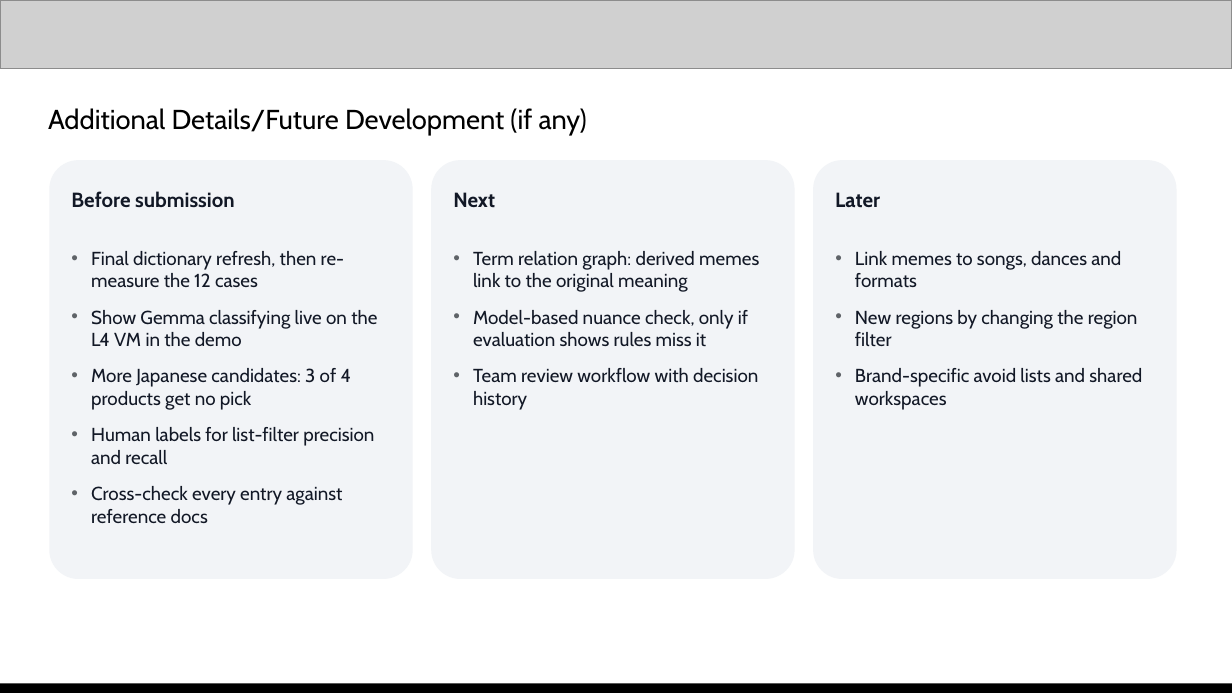
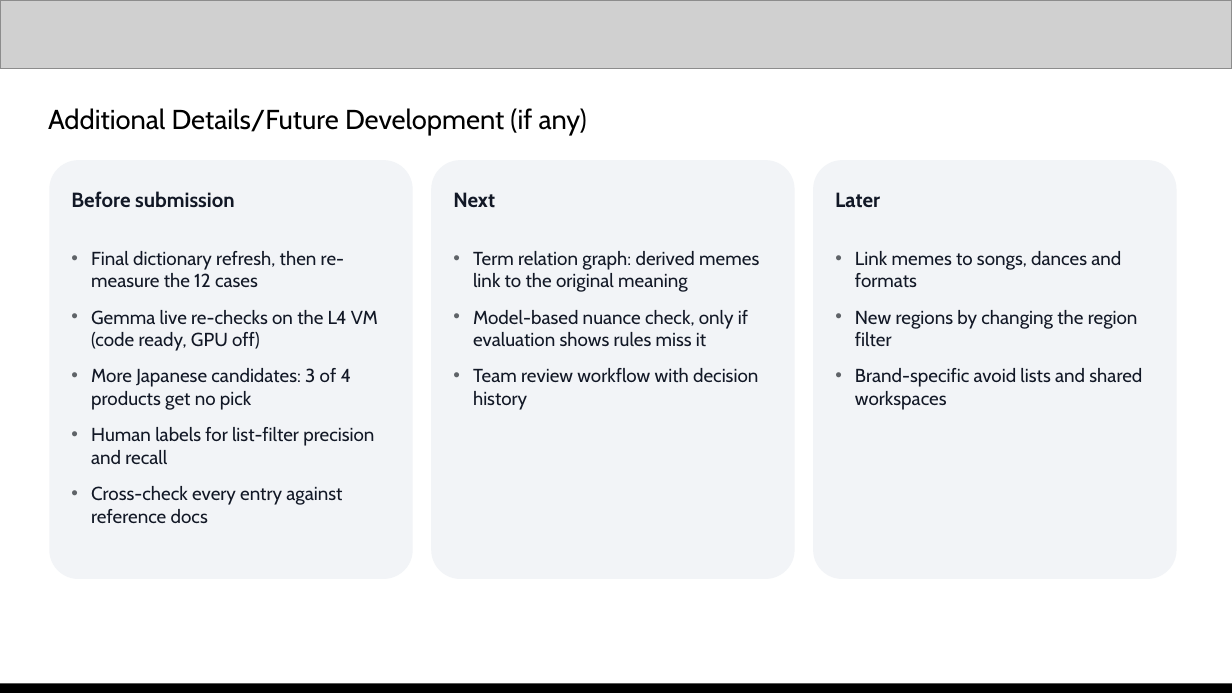
Before and after one commit to Sihyeon-Ji/trend-interpreter, a slide deck: slide 11 of docs/대회/제출/AI-Builder-Cup-제출-초안.pptx. Drawn at 1232x693 pixels with LibreOffice and Linux fonts; fonts in the diff are those of the drawing; grey boxes stand for pictures. Boxes give left, top, right and bottom in pixels: in the first picture for what was removed or moved away, otherwise in the second. Text is boxed around its words. In the diff, an @@ line names an element or a change of style, - is before the commit and + after.

```diff
--- a/docs/대회/제출/AI-Builder-Cup-제출-초안.pptx
+++ b/docs/대회/제출/AI-Builder-Cup-제출-초안.pptx
@@ text at (91,310,378,351): text changed @@
-• Show Gemma classifying live on the L4 VM in the demo
+• Gemma live re-checks on the L4 VM (code ready, GPU off)
```
Also in this commit, not shown: 4 other slides changed, 3 other files.
